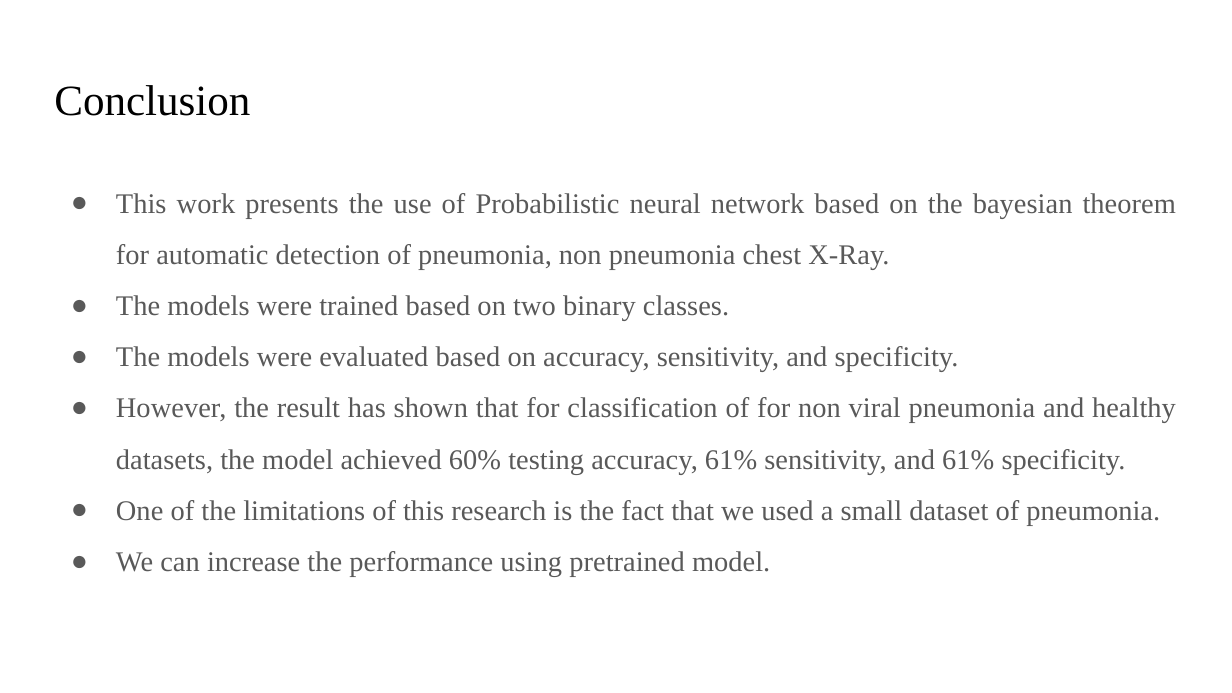
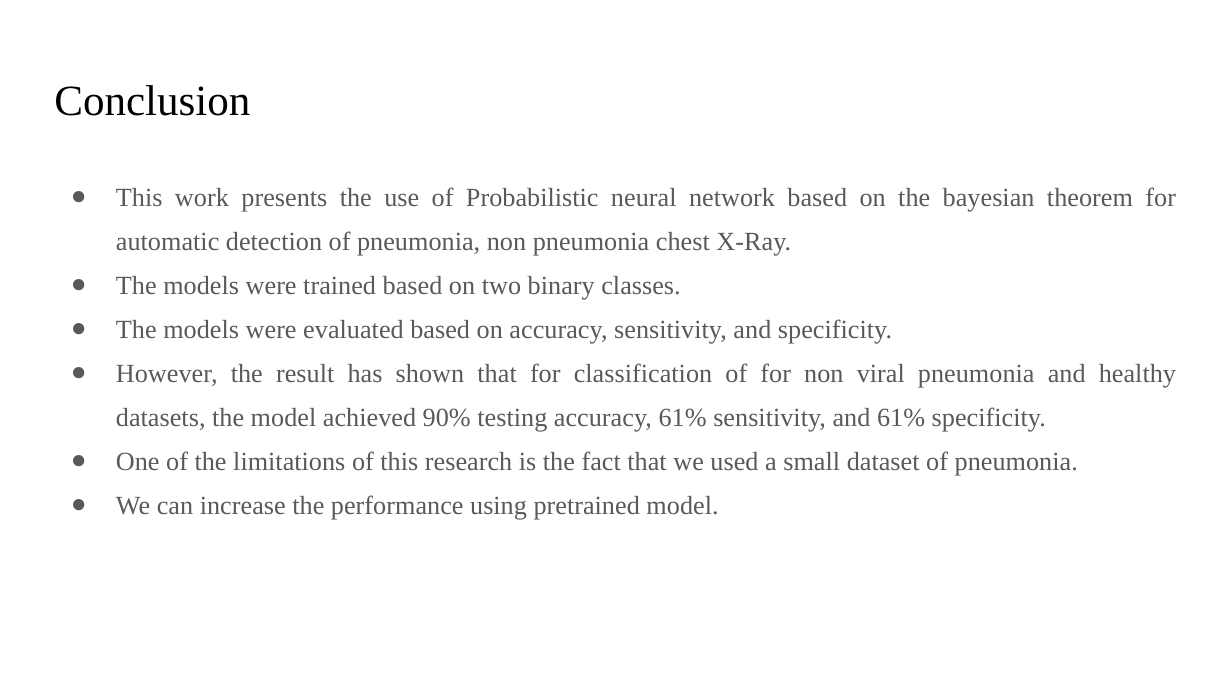
Before and after one commit to SagarikaSrav/SAGARIKASRAV, a slide deck: slide 10 of Pneumonia Classification Using Chest X-Ray with Probabilistic Neural Network.pptx (slide 11 before the commit). Drawn at 1232x693 pixels with LibreOffice and Linux fonts; fonts in the diff are those of the drawing. Boxes give left, top, right and bottom in pixels: in the first picture for what was removed or moved away, otherwise in the second. Text is boxed around its words. In the diff, an @@ line names an element or a change of style, - is before the commit and + after.

```diff
--- a/Pneumonia Classification Using Chest X-Ray with Probabilistic Neural Network.pptx
+++ b/Pneumonia Classification Using Chest X-Ray with Probabilistic Neural Network.pptx
@@ text at bbox=[116, 187, 1176, 520]: size 16.6 to 15.3 pt in "This work presents the use of Probabilistic ...", "The models were trained based on two ...", "The models were evaluated based on accuracy, ...", "One of the limitations of this research ..." and 1 more places; line spacing 1.5 to 1.4 @@
@@ text at bbox=[116, 363, 1176, 432]: text changed; size 16.6 to 15.3 pt @@
-● However, the result has shown that for classification of for non viral pneumonia and healthy datasets, the model achieved 60% testing accuracy, 61% sensitivity, and 61% specificity.
+● However, the result has shown that for classification of for non viral pneumonia and healthy datasets, the model achieved 90% testing accuracy, 61% sensitivity, and 61% specificity.
```
Also in this commit, not shown: 1 other slide changed, 1 slide removed.
